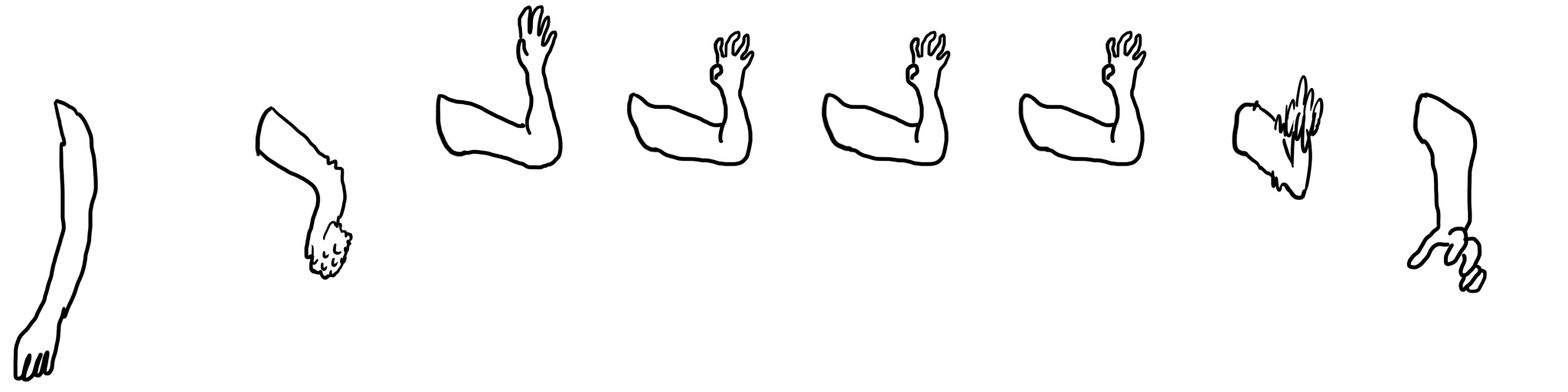
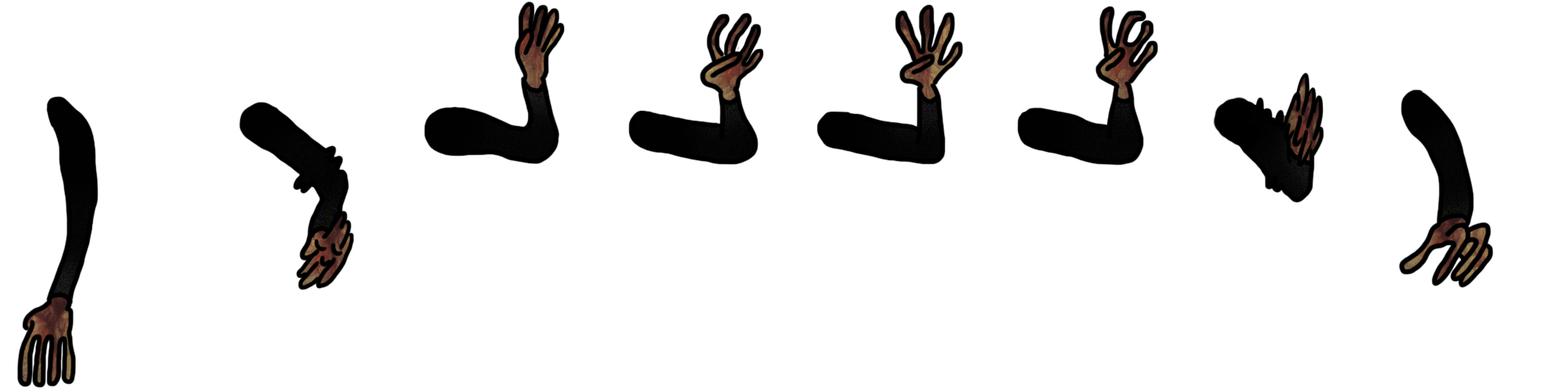
Revision of a layered (1568, 392) image; what changed, layer by layer:
added layer "Layer 99" above "Layer 88" over [1212, 96, 1261, 150]
added layer "Layer 88" above "Layer 97" over [16, 0, 1494, 389]
added layer "Layer 97" (lighten, 13%) above "Layer 98" over [50, 90, 1470, 296]
added layer "Layer 98" above "Layer 96" over [50, 90, 1470, 296]
added layer "Layer 96" above "Layer 86" over [19, 3, 1492, 386]
hid "Layer 86", opacity 100% → 45% over [13, 4, 1488, 383]
hid "Layer 87" over [14, 6, 1487, 381]
